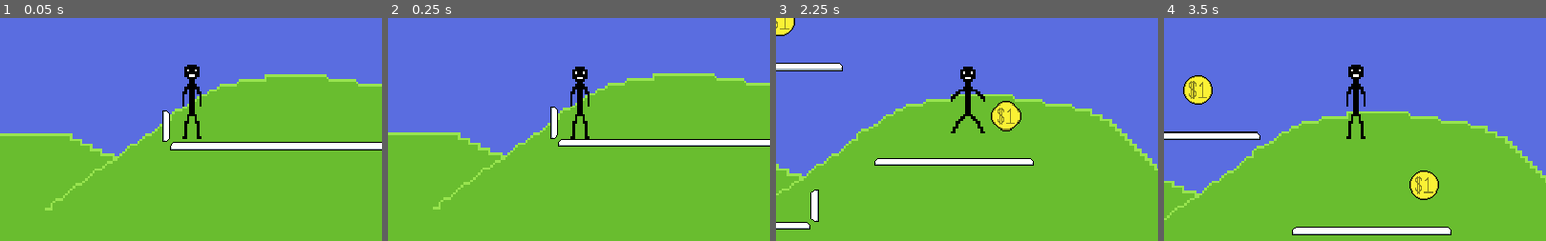
Above: before the commit, frames 1-4 (left to right).
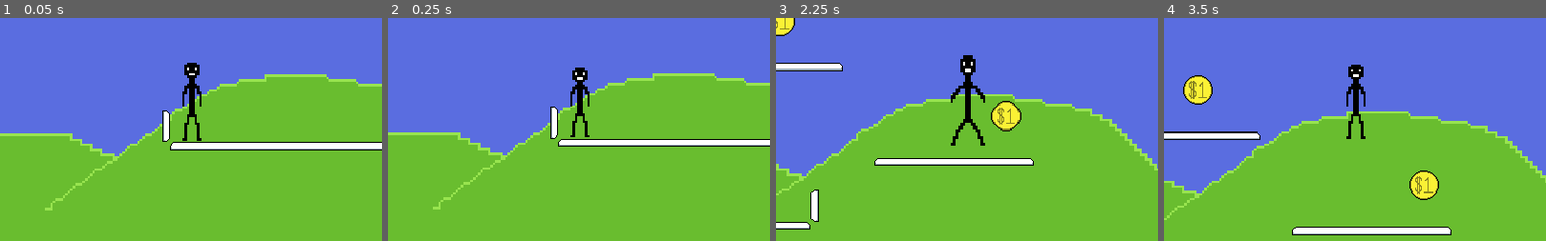
Above: after the commit, the same moments.

Repository: bsu-cs315/P2-Platform-Game
Game: Godot game, scene res://src/Main.tscn
Two runs of this game, one before a commit and one after it. Both use one fixed random seed, a clock stepped at 60 frames per second and the inputs below.
Inputs:
- Up to frame 1 (0.05 s): no input
- Up to frame 2 (0.25 s): no input
- Up to frame 3 (2.25 s): tap Enter at 0.5 s; hold Up (ui_up) 0.53-1.28 s; hold Right (ui_right) 0.53-2.03 s; tap Up (ui_up) at 1.35, 1.52, 1.82 s; hold Left (ui_left) from 2.03 s (still down); hold Up (ui_up) from 2.03 s (still down)
- Up to frame 4 (3.5 s): release Left (ui_left) at 2.78 s; release Up (ui_up) at 2.78 s; hold Right (ui_right) from 2.78 s (still down); tap Up (ui_up) at 2.85, 3.02, 3.32 s
The pictures show only the part of the screen within x 25-75%, y 32-82%; the shares and areas given below are measured in that part.

The runs differ from the first frame. In frame 1, 0.1% of the frame differs, in the area x 47-53%, y 20-56%; in frame 2, less than 0.1%; in frame 3, 0.9%, in the area x 45-55%, y 16-58%; in frame 4, nothing differs.

Commit message:
Add JUICE

Diff:
--- a/src/HUD.gd
+++ b/src/HUD.gd
@@ -1,8 +1,9 @@
 extends CanvasLayer
 
 
-var coins: int = 0
+func _process(_delta) -> void:
+	render()
 
 
-func _process(_delta):
+func render() -> void:
 	$CoinLabel.text = "Coins: " + String(Score.score)
--- a/src/Player.gd
+++ b/src/Player.gd
@@ -9,6 +9,10 @@
 export var reset_height: float = 300.0
 
 var airborne: bool = false
+var landed: bool = false
+var landing: bool = false
+var landing_juice_t: float = 0.0
+var jumping_juice_t: float = 0.0
 var velocity_horizontal: float = 0.0
 var velocity_vertical: float = 0.0
 var movement_dir: Vector2 = Vector2(0.0, 0.0)
@@ -17,6 +21,20 @@
 var coin_sound: AudioStreamSample = load("res://assets/money.wav")
 
 onready var start_pos: Vector2 = position
+
+
+func _process(delta):
+	if landing:
+		play_landing_juice(landing_juice_t)
+		landing_juice_t += delta * 5
+		if landing_juice_t >= 1:
+			landing = false
+			$PlayerSprite.scale.y = 1
+	if airborne:
+		play_jumping_juice(jumping_juice_t)
+		jumping_juice_t += delta * 5
+		if jumping_juice_t >= 1:
+			$PlayerSprite.scale.y = 1
 
 
 func _physics_process(delta: float) -> void:
@@ -30,6 +48,32 @@
 	set_animation()
 
 
+func play_landing_juice(t: float) -> void:
+	$PlayerSprite.scale.y = 1 - (spike(t) * 0.25)
+
+
+func play_jumping_juice(t: float) -> void:
+	$PlayerSprite.scale.y = 1 + (spike(t) * 0.5)
+
+
+func ease_in(t: float) -> float:
+	return t * t
+
+
+func flip(t: float) -> float:
+	return 1 - t
+
+
+func ease_out(t: float) -> float:
+	return flip(flip(t) * flip(t))
+
+
+func spike(t: float) -> float:
+	if t <= 0.5:
+		return ease_in(t / 0.5)
+	return ease_out(t / 0.5)
+
+
 func get_input() -> void:
 	movement_dir = Vector2(0.0, 0.0)
 	if Input.is_action_pressed("ui_left"):
@@ -39,22 +83,23 @@
 	if Input.is_action_pressed("ui_up"):
 		if !airborne:
 			airborne = true
+			jumping_juice_t = 0.0
 			velocity_vertical = -jump_force
 			play_jump_sound()
 
 
-func play_jump_sound():
+func play_jump_sound() -> void:
 	var random_int: int = randi() % 3
 	$PlayerAudio.stream = jump_sounds[random_int]
 	$PlayerAudio.play()
 
 
-func play_death_sound():
+func play_death_sound() -> void:
 	$PlayerAudio.stream = death_sound
 	$PlayerAudio.play()
 
 
-func play_coin_sound():
+func play_coin_sound() -> void:
 	$PlayerAudio.stream = coin_sound
 	$PlayerAudio.play()
 
@@ -72,9 +117,14 @@
 
 func check_airborne() -> void:
 	if is_on_floor():
+		if !landed:
+			landed = true
+			landing = true
+			landing_juice_t = 0.0
 		airborne = false
 		velocity_vertical = 0.0
 	else:
+		landed = false
 		airborne = true
 	if is_on_wall():
 		velocity_horizontal = 0.0
--- a/src/Player.tscn
+++ b/src/Player.tscn
@@ -43,11 +43,9 @@
 animation = "walk"
 
 [node name="PlayerArea" type="Area2D" parent="."]
-scale = Vector2( 1, 1 )
 
 [node name="PlayerCollider2" type="CollisionShape2D" parent="PlayerArea"]
 position = Vector2( 0, 1.5 )
-scale = Vector2( 1, 1 )
 shape = SubResource( 2 )
 
 [node name="PlayerCollider" type="CollisionShape2D" parent="."]
